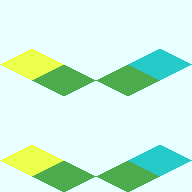
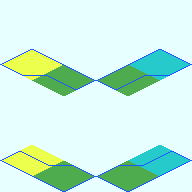
The second 192x192 image is a revision of the first. Changes to its layers:
added layer "Base コピー" above "Base コピー #2" over <box>96,49,192,90</box>
added layer "Base コピー #2" above "Base コピー #1" over <box>96,151,192,192</box>
added layer "Base コピー #1" above "Base" over <box>0,151,96,192</box>
added layer "Base" above "Base_Plate_1x2.png" over <box>0,49,96,90</box>
